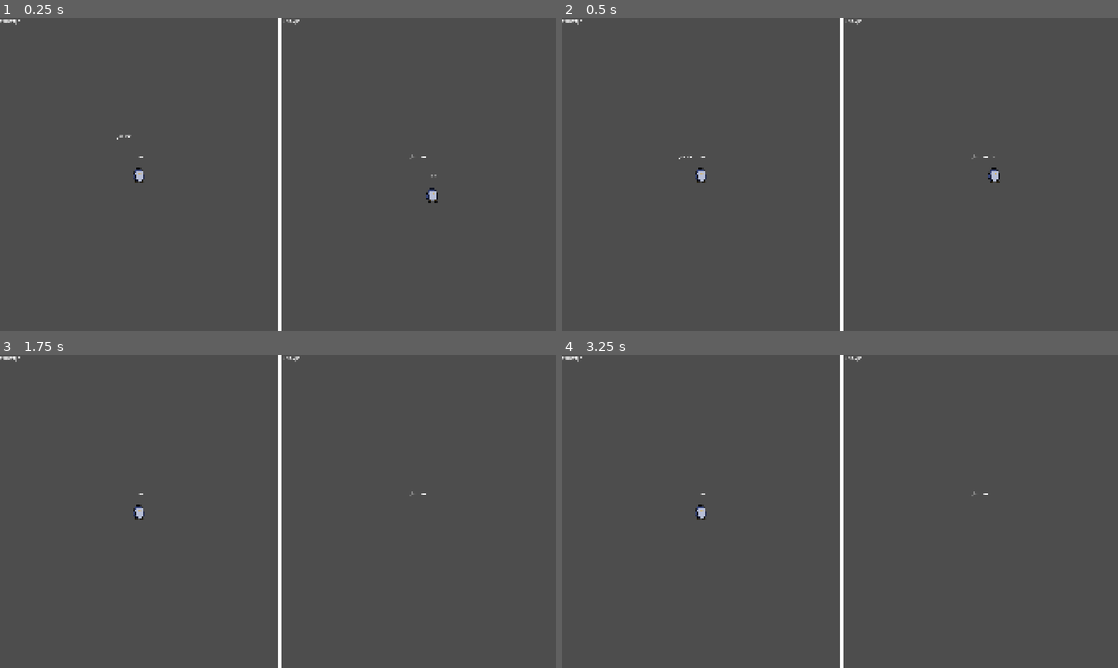
Above: before the commit, frames 1-4 (two rows, left to right).
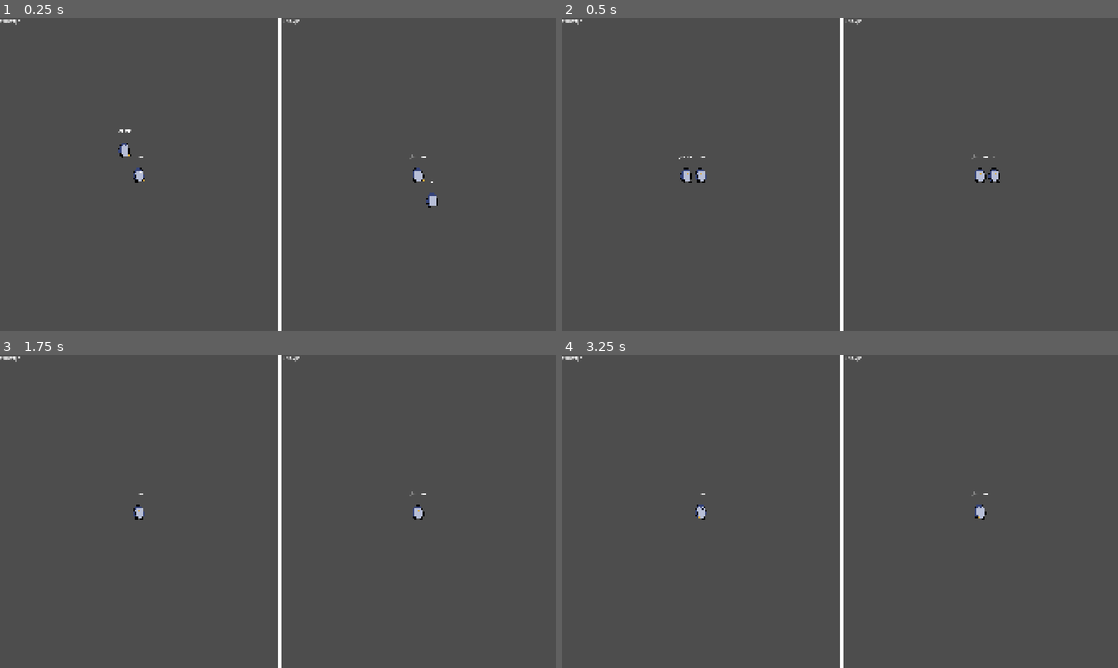
Above: after the commit, the same moments.

Repository: TeoSapo/InsanePenguins
Game: Godot game, scene res://Principal.tscn
The game is run twice, just before and just after one commit, with the same random seed, the same clock (stepped at 60 frames per second) and the same inputs.
Inputs:
- Up to frame 1 (0.25 s): no input
- Up to frame 2 (0.5 s): no input
- Up to frame 3 (1.75 s): hold D (p1RIGHT) from 0.53 s (still down); tap Left (p2LEFT) at 0.6 s; tap W (p1UP) at 0.77, 1.52 s; tap Right (p2RIGHT) at 1.35 s
- Up to frame 4 (3.25 s): tap Enter at 2 s; release D (p1RIGHT) at 2.03 s; hold A (p1LEFT) 2.03-2.78 s; tap Up (p2UP) at 2.1 s; tap Space at 2.75 s; hold D (p1RIGHT) from 2.78 s (still down); tap Left (p2LEFT) at 2.85 s; tap W (p1UP) at 3.02 s

The runs differ from the first frame. In frame 1, 0.3% of the frame differs, in the area x 21-79%, y 35-61%; in frame 2, 0.2%; in frame 3, 0.1%; in frame 4, 0.1%.

Commit message:
cambio sprites

Diff:
--- a/Player.gd
+++ b/Player.gd
@@ -4,20 +4,18 @@
 const JUMP_SPEED = 800.0
 @export var nombre:String
 @export var colorvisible:Color
+@onready var sprite: AnimatedSprite2D = $AnimatedSprite2D
 
 func _ready() -> void:
 	$CollisionShape2D.debug_color = colorvisible
 	$Label.text = nombre
 
 func _physics_process(delta: float) -> void:
-	# Add the gravity.
+
 	var direction:float = 0.0
-
 
 	if not is_on_floor():
 		velocity += get_gravity() * delta
-
-	# Handle jump.
 
 	if name == "Player1" and Input.is_action_just_pressed("p1UP") and is_on_floor():
 		velocity.y = -JUMP_SPEED
@@ -25,9 +23,6 @@
 	if name == "Player2" and Input.is_action_just_pressed("p2UP") and is_on_floor():
 		velocity.y = -JUMP_SPEED
 
-
-	# Get the input direction and handle the movement/deceleration.
-	# As good practice, you should replace UI actions with custom gameplay actions.
 
 	if name == "Player1":
 		direction = Input.get_axis("p1LEFT","p1RIGHT")
--- a/Player.tscn
+++ b/Player.tscn
@@ -1,19 +1,77 @@
 [gd_scene format=3 uid="uid://bsu2on7jwpvxa"]
 
 [ext_resource type="Script" uid="uid://5556pn35mj08" path="res://Player.gd" id="1_t42c4"]
+[ext_resource type="Texture2D" uid="uid://d4d8br1t6euxv" path="res://Assets/spritesheet pinguino.png" id="2_kpjcp"]
 
-[sub_resource type="RectangleShape2D" id="RectangleShape2D_hb4fy"]
-size = Vector2(44, 95)
+[sub_resource type="CapsuleShape2D" id="CapsuleShape2D_hb4fy"]
+radius = 15.5
+height = 48.0
+
+[sub_resource type="AtlasTexture" id="AtlasTexture_5hs68"]
+atlas = ExtResource("2_kpjcp")
+region = Rect2(0, 0, 32, 32)
+
+[sub_resource type="AtlasTexture" id="AtlasTexture_aaorx"]
+atlas = ExtResource("2_kpjcp")
+region = Rect2(32, 0, 32, 32)
+
+[sub_resource type="AtlasTexture" id="AtlasTexture_5eh06"]
+atlas = ExtResource("2_kpjcp")
+region = Rect2(64, 0, 32, 32)
+
+[sub_resource type="AtlasTexture" id="AtlasTexture_ohavl"]
+atlas = ExtResource("2_kpjcp")
+region = Rect2(0, 32, 32, 32)
+
+[sub_resource type="AtlasTexture" id="AtlasTexture_nbow7"]
+atlas = ExtResource("2_kpjcp")
+region = Rect2(32, 32, 32, 32)
+
+[sub_resource type="AtlasTexture" id="AtlasTexture_reqdc"]
+atlas = ExtResource("2_kpjcp")
+region = Rect2(64, 32, 32, 32)
+
+[sub_resource type="SpriteFrames" id="SpriteFrames_kne1u"]
+animations = [{
+"frames": [{
+"duration": 1.0,
+"texture": SubResource("AtlasTexture_5hs68")
+}, {
+"duration": 1.0,
+"texture": SubResource("AtlasTexture_aaorx")
+}, {
+"duration": 1.0,
+"texture": SubResource("AtlasTexture_5eh06")
+}, {
+"duration": 1.0,
+"texture": SubResource("AtlasTexture_ohavl")
+}, {
+"duration": 1.0,
+"texture": SubResource("AtlasTexture_nbow7")
+}, {
+"duration": 1.0,
+"texture": SubResource("AtlasTexture_reqdc")
+}],
+"loop": 1,
+"name": &"Caminando",
+"speed": 7.0
+}]
 
 [node name="Player1" type="CharacterBody2D" unique_id=245024439]
 script = ExtResource("1_t42c4")
 metadata/_edit_group_ = true
 
-[node name="Sprite2d" type="Sprite2D" parent="." unique_id=1650505136]
+[node name="CollisionShape2D" type="CollisionShape2D" parent="." unique_id=1779881932]
+position = Vector2(-1, 2)
+shape = SubResource("CapsuleShape2D_hb4fy")
+debug_color = Color(0.9647059, 0.02745098, 0, 0.41960785)
 
-[node name="CollisionShape2D" type="CollisionShape2D" parent="." unique_id=1779881932]
-shape = SubResource("RectangleShape2D_hb4fy")
-debug_color = Color(0.9647059, 0.02745098, 0, 0.41960785)
+[node name="AnimatedSprite2D" type="AnimatedSprite2D" parent="." unique_id=2130779477]
+texture_filter = 1
+scale = Vector2(1.78, 1.78)
+sprite_frames = SubResource("SpriteFrames_kne1u")
+animation = &"Caminando"
+autoplay = "Caminando"
 
 [node name="Label" type="Label" parent="." unique_id=1524383921]
 offset_left = -59.0
--- a/Principal.tscn
+++ b/Principal.tscn
@@ -2,57 +2,6 @@
 
 [ext_resource type="Script" uid="uid://p01d0v16yepg" path="res://principal.gd" id="1_7ul0n"]
 [ext_resource type="PackedScene" uid="uid://bsu2on7jwpvxa" path="res://Player.tscn" id="2_4to2k"]
-[ext_resource type="Texture2D" uid="uid://d4d8br1t6euxv" path="res://Assets/spritesheet pinguino.png" id="3_a35id"]
-
-[sub_resource type="AtlasTexture" id="AtlasTexture_5hs68"]
-atlas = ExtResource("3_a35id")
-region = Rect2(0, 0, 32, 32)
-
-[sub_resource type="AtlasTexture" id="AtlasTexture_aaorx"]
-atlas = ExtResource("3_a35id")
-region = Rect2(32, 0, 32, 32)
-
-[sub_resource type="AtlasTexture" id="AtlasTexture_5eh06"]
-atlas = ExtResource("3_a35id")
-region = Rect2(64, 0, 32, 32)
-
-[sub_resource type="AtlasTexture" id="AtlasTexture_ohavl"]
-atlas = ExtResource("3_a35id")
-region = Rect2(0, 32, 32, 32)
-
-[sub_resource type="AtlasTexture" id="AtlasTexture_nbow7"]
-atlas = ExtResource("3_a35id")
-region = Rect2(32, 32, 32, 32)
-
-[sub_resource type="AtlasTexture" id="AtlasTexture_reqdc"]
-atlas = ExtResource("3_a35id")
-region = Rect2(64, 32, 32, 32)
-
-[sub_resource type="SpriteFrames" id="SpriteFrames_7hudg"]
-animations = [{
-"frames": [{
-"duration": 1.0,
-"texture": SubResource("AtlasTexture_5hs68")
-}, {
-"duration": 1.0,
-"texture": SubResource("AtlasTexture_aaorx")
-}, {
-"duration": 1.0,
-"texture": SubResource("AtlasTexture_5eh06")
-}, {
-"duration": 1.0,
-"texture": SubResource("AtlasTexture_ohavl")
-}, {
-"duration": 1.0,
-"texture": SubResource("AtlasTexture_nbow7")
-}, {
-"duration": 1.0,
-"texture": SubResource("AtlasTexture_reqdc")
-}],
-"loop": 1,
-"name": &"Pinguino_1Caminando",
-"speed": 7.0
-}]
 
 [sub_resource type="RectangleShape2D" id="RectangleShape2D_0m38t"]
 
@@ -81,12 +30,6 @@
 colorvisible = Color(0.9550045, 1.3284087e-05, 0.63187075, 1)
 
 [node name="Camera2D" type="Camera2D" parent="HBoxContainer/VentanaP1/SubViewport/Player1" unique_id=1234909652]
-
-[node name="AnimatedSprite2D" type="AnimatedSprite2D" parent="HBoxContainer/VentanaP1/SubViewport/Player1" unique_id=891115891]
-scale = Vector2(1.78, 1.78)
-sprite_frames = SubResource("SpriteFrames_7hudg")
-animation = &"Pinguino_1Caminando"
-frame_progress = 0.12676342
 
 [node name="StaticBody2D" type="StaticBody2D" parent="HBoxContainer/VentanaP1/SubViewport" unique_id=1358571780]
 position = Vector2(447.00003, 703)
